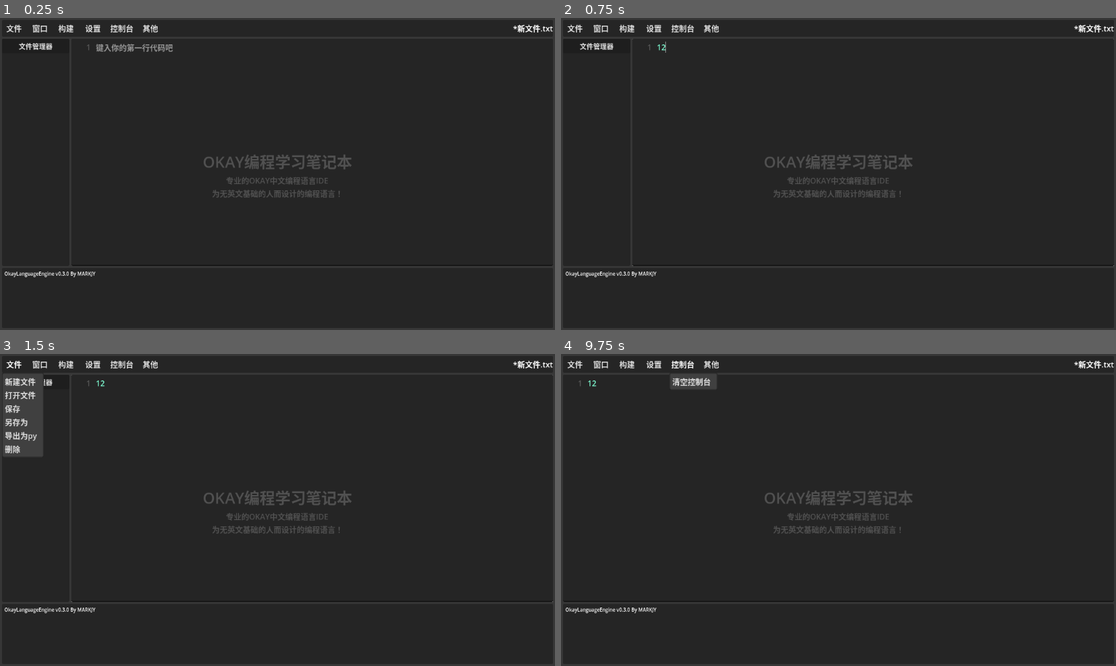
Above: before the commit, frames 1-4 (two rows, left to right).
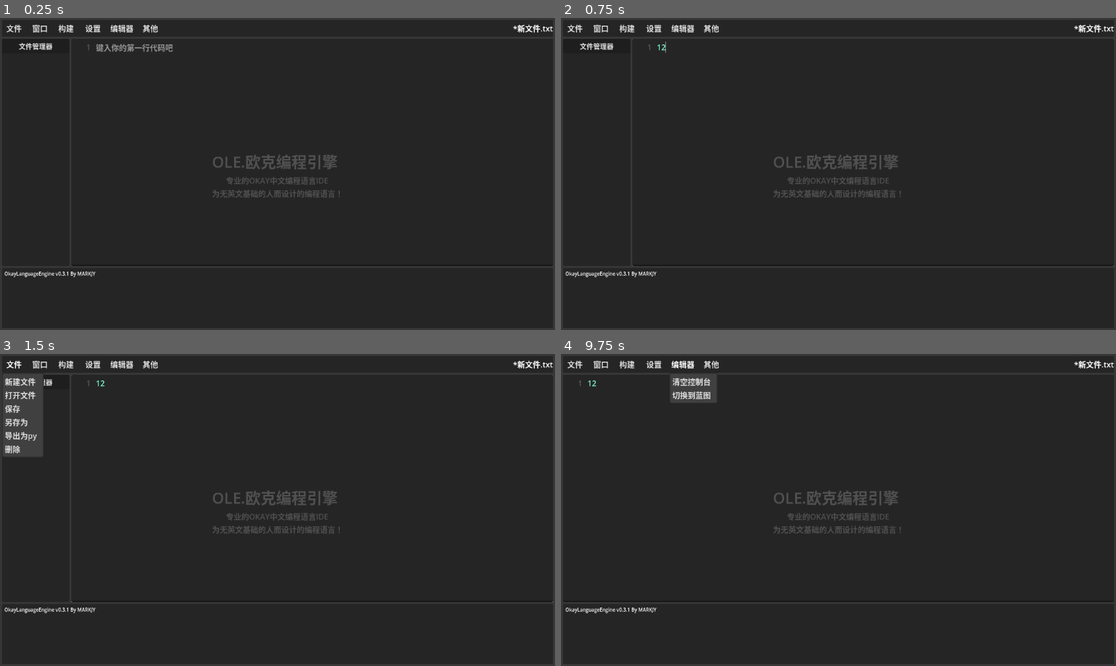
Above: after the commit, the same moments.

Repository: MARKJY-China/OkayLanguageEngine
Game: Godot game, scene res://scence/main.tscn
Same seed, same stepped clock (60 frames per second), same inputs: the game is played once before the commit and once after it.
Inputs (mouse positions are in pixels of both pictures, inside the frame that each line leads up to):
- Up to frame 1 (0.25 s): no input
- Up to frame 2 (0.75 s): click (871, 152) at 0.52 s; type "12" at 0.6 s
- Up to frame 3 (1.5 s): click "文件" at 1.25 s
- Up to frame 4 (9.75 s): click "控制台" (after the commit: "编辑器") at 2 s; click "窗口" at 2.75 s; click "构建" at 3.5 s; click "设置" at 4.25 s; click "其他" at 5 s; click "文件管理器" at 5.75 s; click "文件" at 6.5 s; click "窗口" at 7.25 s; click "构建" at 8 s; click "设置" at 8.75 s; click "控制台" (after the commit: "编辑器") at 9.5 s

The runs differ from the first frame. In frame 1, 0.5% of the frame differs, in the area x 11-64%, y 2-83%; in frame 2, 0.5%; in frame 3, 0.5%; in frame 4, 0.8%.

Commit message:
NewVersion

Diff:
--- a/project.godot
+++ b/project.godot
@@ -12,7 +12,7 @@
 
 config/name="OkayLanguageEngine"
 config/description="欧克编程语言引擎"
-config/version="0.3.0"
+config/version="0.3.1"
 run/main_scene="uid://2uhg3ppy6gik"
 config/features=PackedStringArray("4.4", "GL Compatibility")
 boot_splash/image="uid://d1rywbdv1eu8i"
--- a/scence/about.tscn
+++ b/scence/about.tscn
@@ -60,7 +60,7 @@
 [node name="Time" type="Label" parent="PC/Control/Center"]
 layout_mode = 2
 theme_override_font_sizes/font_size = 15
-text = "-2025.10.07"
+text = "-2025.10.08"
 horizontal_alignment = 2
 
 [node name="Button" type="Button" parent="PC/Control/Center"]
--- /dev/null
+++ b/scence/blueprint.tscn
@@ -0,0 +1,28 @@
+[gd_scene format=3 uid="uid://r5lfs7s8pabj"]
+
+[node name="BluePrint" type="Control"]
+layout_mode = 3
+anchors_preset = 15
+anchor_right = 1.0
+anchor_bottom = 1.0
+grow_horizontal = 2
+grow_vertical = 2
+
+[node name="GraphEdit" type="GraphEdit" parent="."]
+layout_mode = 1
+anchors_preset = 15
+anchor_right = 1.0
+anchor_bottom = 1.0
+grow_horizontal = 2
+grow_vertical = 2
+scroll_offset = Vector2(-40, -40)
+
+[node name="GraphNode" type="GraphNode" parent="GraphEdit"]
+layout_mode = 0
+offset_left = 366.0
+offset_top = 234.0
+offset_right = 481.0
+offset_bottom = 307.0
+mouse_filter = 1
+position_offset = Vector2(326, 194)
+title = "节点Node"
--- a/scence/create_new_file.tscn
+++ b/scence/create_new_file.tscn
@@ -67,7 +67,7 @@
 
 [node name="3" type="CheckBox" parent="PanelContainer/Control/VBoxContainer"]
 layout_mode = 2
-text = "欧克可视化窗口文件（.okpyqt）"
+text = "欧克可视化窗口文件（.okqt）"
 
 [node name="Create" type="Button" parent="PanelContainer/Control/VBoxContainer"]
 layout_mode = 2
@@ -81,8 +81,19 @@
 theme_override_font_sizes/font_size = 18
 text = "返回"
 
+[node name="FileDialog" type="FileDialog" parent="."]
+auto_translate_mode = 1
+title = "Open a File"
+ok_button_text = "Open"
+cancel_button_text = "取消"
+file_mode = 0
+access = 2
+show_hidden_files = true
+use_native_dialog = true
+
 [connection signal="pressed" from="PanelContainer/Control/VBoxContainer/1" to="." method="_on_c1_pressed"]
 [connection signal="pressed" from="PanelContainer/Control/VBoxContainer/2" to="." method="_on_c2_pressed"]
 [connection signal="pressed" from="PanelContainer/Control/VBoxContainer/3" to="." method="_on_c3_pressed"]
 [connection signal="pressed" from="PanelContainer/Control/VBoxContainer/Create" to="." method="_on_create_pressed"]
 [connection signal="pressed" from="PanelContainer/Control/VBoxContainer/Back" to="." method="_on_back_pressed"]
+[connection signal="file_selected" from="FileDialog" to="." method="_on_file_dialog_file_selected"]
--- a/scence/main.tscn
+++ b/scence/main.tscn
@@ -1,8 +1,9 @@
-[gd_scene load_steps=10 format=3 uid="uid://2uhg3ppy6gik"]
+[gd_scene load_steps=11 format=3 uid="uid://2uhg3ppy6gik"]
 
 [ext_resource type="Script" uid="uid://b73qko0p2363i" path="res://scripts/main.gd" id="1_0xm2m"]
 [ext_resource type="Theme" uid="uid://btbgf4k7cm5oh" path="res://theme.tres" id="1_ig7tw"]
 [ext_resource type="Script" uid="uid://cjphyoywwg746" path="res://scripts/code_edit.gd" id="3_7essg"]
+[ext_resource type="PackedScene" uid="uid://r5lfs7s8pabj" path="res://scence/blueprint.tscn" id="4_47hqa"]
 [ext_resource type="PackedScene" uid="uid://c21u0x4lpq8uo" path="res://scence/about.tscn" id="4_pqvm3"]
 [ext_resource type="PackedScene" uid="uid://det10hbpx7sv3" path="res://scence/interpreter.tscn" id="5_shc2a"]
 [ext_resource type="PackedScene" uid="uid://hpadyn7q4phr" path="res://scence/builder.tscn" id="6_sr2ul"]
@@ -38,7 +39,7 @@
 [node name="Title" type="Label" parent="CenterLabel"]
 layout_mode = 2
 theme_override_font_sizes/font_size = 32
-text = "OKAY编程学习笔记本"
+text = "OLE.欧克编程引擎"
 
 [node name="Subtitle" type="Label" parent="CenterLabel"]
 layout_mode = 2
@@ -132,11 +133,13 @@
 custom_minimum_size = Vector2(55, 0)
 layout_mode = 2
 theme = ExtResource("1_ig7tw")
-text = "控制台"
-switch_on_hover = true
-item_count = 1
+text = "编辑器"
+switch_on_hover = true
+item_count = 2
 popup/item_0/text = "清空控制台"
 popup/item_0/id = 0
+popup/item_1/text = "切换到蓝图"
+popup/item_1/id = 1
 
 [node name="More" type="MenuButton" parent="IDE-Center/Margin/Code/TopBar_BG/TopBar"]
 custom_minimum_size = Vector2(55, 0)
@@ -201,6 +204,11 @@
 auto_brace_completion_enabled = true
 script = ExtResource("3_7essg")
 
+[node name="BluePrint" parent="IDE-Center/Margin/Code/Work" instance=ExtResource("4_47hqa")]
+visible = false
+layout_mode = 2
+size_flags_horizontal = 3
+
 [node name="Console_PC" type="PanelContainer" parent="IDE-Center/Margin/Code"]
 layout_mode = 2
 
--- a/scripts/Global.gd
+++ b/scripts/Global.gd
@@ -26,18 +26,20 @@
 var python_arm64 = "https://pan.aymao.com/f/E7KtL/python-3.13.7-embed-arm64.zip"
 
 # 定义关键字列表
-var a_keywords :=    ["如果", "否则", '否则如果',"条件循环","有序循环","退出","继续","省略","那么",]
-var a_keywords_en := ["if","else","elif","while","for","break","continue","pass",":"]
+var a_keywords :=    ["如果", "否则", '否则如果',"条件循环","有序循环","退出","继续","省略","那么","主函数"]
+var a_keywords_en := ["if","else","elif","while","for","break","continue","pass",":","if __name__ == \"__main__\""]
 var b_keywords :=    ["真", "假", "空"]
 var b_keywords_en := ["True","False","None"]
 var c_keywords :=    ["和", "或", "不是", "里", "是"]
 var c_keywords_en := ["and","or","not","in","is"]
-var d_keywords :=    ["函数","类","返回","导入","来自","产出"]
-var d_keywords_en := ["def","class","break","import","from","yield"]
+var d_keywords :=    ["函数","类","返回","导入","来自","产出",]
+var d_keywords_en := ["def","class","break","import","from","yield",]
 var e_keywords :=    ["字符型","整数型","布尔型","浮点型"]
 var e_keywords_en := ["str","int","bool","float"]
 var a_functions :=   ["打印","字符化","整数化","布尔化","浮点化","取长度","区间","输入"]
 var a_functions_en :=["print","str","int","bool","float","len","range","input"]
+var a_library  :=    ["随机","时间","数学","系统","路径","文件","日期","正则"]
+var a_library_en :=  ["random","time","math","sys","path","os","datetime","re"]
 
 
 # 拼音映射表：拼音 -> 中文关键字
@@ -75,21 +77,30 @@
 	"laizi":"来自",
 	"name":"那么",
 	"input":"输入",
+	"zhuhanshu":"主函数",
+	"suiji":"随机",
+	"shijian":"时间",
+	"shuxue":"数学",
+	"xitong":"系统",
+	"lujing":"路径",
+	"wenjian":"文件",
+	"riqi":"日期",
+	"zhengze":"正则",
 
 	# 简拼
-	#"dy": "打印",
-	#"rg": "如果",
-	#"fz": "否则",
-	#"js": "结束",
-	#"hs": "函数",
-	#"brx": "布尔型",
-	#"fdx": "浮点型",
-	#"zfx": "字符型",
-	#"zsx": "整数型",
-	#"dr": "导入",
-	#"yxxh": "有序循环",
-	#"tjxh": "条件循环",
-	#"sl":"省略",
+	"dy": "打印",
+	"rg": "如果",
+	"fz": "否则",
+	"js": "结束",
+	"hs": "函数",
+	"brx": "布尔型",
+	"fdx": "浮点型",
+	"zfx": "字符型",
+	"zsx": "整数型",
+	"dr": "导入",
+	"yxxh": "有序循环",
+	"tjxh": "条件循环",
+	"sl":"省略",
 }
 
 # 函数拼音映射表
@@ -536,6 +547,8 @@
 	var python_code = code
 
 	# 替换关键字
+	for i in a_functions.size():
+		python_code = python_code.replace(a_functions[i], a_functions_en[i])
 	for i in a_keywords.size():
 		python_code = python_code.replace(a_keywords[i], a_keywords_en[i])
 	for i in b_keywords.size():
@@ -546,8 +559,6 @@
 		python_code = python_code.replace(d_keywords[i], d_keywords_en[i])
 	for i in e_keywords.size():
 		python_code = python_code.replace(e_keywords[i], e_keywords_en[i])
-	for i in a_functions.size():
-		python_code = python_code.replace(a_functions[i], a_functions_en[i])
 
 	# 添加必要的导入
 	if "random.randint" in python_code:
@@ -600,7 +611,7 @@
 		send_output.emit(get_hint_text('')+"运行成功:")
 		var i = 0
 		for line in output[0].split('\n'):
-			if i == output.size():
+			if (i+1) == output[0].split('\n').size():
 				return
 
 			if i == 0:
--- a/scripts/code_edit.gd
+++ b/scripts/code_edit.gd
@@ -10,70 +10,47 @@
 	var line_text = get_line(caret_line)
 
 	# 获取光标前的文本作为前缀
-	var prefix = ""
-	if caret_column > 0:
+	var prefix = "" #作为存储光标前的文本的变量
+	if caret_column > 0: #如果光标不位于行首
 		prefix = line_text.substr(0, caret_column)
+
+	## === 1.抽取“最近单词”作为过滤键 ===
+	# 支持空格、tab、括号、运算符等任意分隔符
+	var match := RegEx.create_from_string("[\\w\\u4e00-\\u9fff]+$").search(prefix)
+	var key   = "" if match == null else match.get_string()
+	var line   = get_line(get_caret_line())
+	var col    = get_caret_column()
+	# 如果光标不位于行首并且光标前的字符是.
+	if col > 0 and line[col - 1] == '.':
+		key = '.' + key
 
 	# 检查是否在字符串或注释中
 	if _is_in_string_or_comment(caret_line, caret_column):
 		return
 
-	# 添加拼音补全选项
-	for pinyin in Global.pinyin_map:
-		# 检查前缀是否匹配拼音
-		if prefix.is_empty() or pinyin.begins_with(prefix):
-			var keyword = Global.pinyin_map[pinyin]
-			add_code_completion_option(CodeEdit.KIND_PLAIN_TEXT, keyword + " (" + pinyin + ")", keyword)
+	## === 2.拼音首字母匹配（大小写不敏感） ===
+	var low_key = key.to_lower()
 
-	# 添加中文关键字补全选项
-	for keyword in Global.a_keywords:
-		# 检查前缀是否匹配
-		if prefix.is_empty() or keyword.begins_with(prefix):
-			add_code_completion_option(CodeEdit.KIND_PLAIN_TEXT, keyword, keyword)
+	## 2.1 拼音 到 中文关键字
+	for py in Global.pinyin_map:
+		if py.begins_with(low_key) or Global.pinyin_map[py].begins_with(key):
+			add_code_completion_option(
+				CodeEdit.KIND_PLAIN_TEXT,
+				Global.pinyin_map[py] + " (" + py + ")",
+				Global.pinyin_map[py])
 
-	# 添加常用函数补全
-	var functions = [
-		{"name": "主函数", "params": []},
-		{"name": "循环", "params": ["次数"]},
-		{"name": "输入", "params": ["提示"]},
-		{"name": "随机数", "params": ["最小值", "最大值"]}
-	]
-
-	for func_data in functions:
-		var func_name = func_data["name"]
-		var func_pinyin = Global.function_pinyin.get(func_name, "")
-
-		# 检查拼音匹配
-		if !func_pinyin.is_empty() and (prefix.is_empty() or func_pinyin.begins_with(prefix)):
-			var insert_text = func_name
-			if func_data["params"].size() > 0:
-				insert_text += "("
-				for i in range(func_data["params"].size()):
-					insert_text += "${%d:%s}" % [i+1, func_data["params"][i]]
-					if i < func_data["params"].size() - 1:
-						insert_text += ", "
-				insert_text += ")"
-
-			add_code_completion_option(CodeEdit.KIND_FUNCTION,
-				func_name + "() (" + func_pinyin + ")", insert_text)
-
-		# 检查中文匹配
-		if prefix.is_empty() or func_name.begins_with(prefix):
-			var insert_text = func_name
-			if func_data["params"].size() > 0:
-				insert_text += "("
-				for i in range(func_data["params"].size()):
-					insert_text += "${%d:%s}" % [i+1, func_data["params"][i]]
-					if i < func_data["params"].size() - 1:
-						insert_text += ", "
-				insert_text += ")"
-
-			add_code_completion_option(CodeEdit.KIND_FUNCTION,
-				func_name + "()", insert_text)
+	## 2.2 中文函数
+	for fn in Global.a_functions:
+		var fn_py = Global.pinyin_map.get(fn, "")
+		if fn_py.begins_with(low_key) or fn.begins_with(key):
+			add_code_completion_option(
+				CodeEdit.KIND_FUNCTION,
+				fn + "() (" + fn_py + ")",
+				fn + "()")
 
 	# 添加控制结构补全
 	if prefix.begins_with("如果") or prefix.begins_with("ruguo") or prefix.begins_with("rg"):
-		add_code_completion_option(CodeEdit.KIND_PLAIN_TEXT, "如果 条件 那么", "如果 1:条件 那么\n\t${2:代码}\n结束")
+		add_code_completion_option(CodeEdit.KIND_PLAIN_TEXT, "如果 条件 那么", "如果  那么\n\t")
 
 	# 更新补全选项
 	update_code_completion_options(force)
@@ -102,10 +79,7 @@
 # 在ready函数中启用代码补全
 func _ready() -> void:
 	code_completion_enabled = true
-	code_completion_prefixes = PackedStringArray([
-		".",
-		" "
-	])
+	code_completion_prefixes = PackedStringArray([])
 
 
 
--- a/scripts/create_new_file.gd
+++ b/scripts/create_new_file.gd
@@ -1,5 +1,6 @@
 extends Control
 
+@onready var file_dialog: FileDialog = $"FileDialog"
 @onready var c1: CheckBox = $"PanelContainer/Control/VBoxContainer/1"
 @onready var c2: CheckBox = $"PanelContainer/Control/VBoxContainer/2"
 @onready var c3: CheckBox = $"PanelContainer/Control/VBoxContainer/3"
@@ -23,4 +24,17 @@
 
 
 func _on_create_pressed() -> void:
+	file_dialog.title = "新建文件到指定位置"
+	file_dialog.ok_button_text = "新建"
+	file_dialog.file_mode = 4
+	if c1.button_pressed:
+		file_dialog.add_filter("*.txt ; 纯文本文档")
+	elif c2.button_pressed:
+		file_dialog.add_filter("*.okpy ; Okay中文Python文件")
+	else:
+		file_dialog.add_filter("*.okqt ; Okay蓝图脚本+可视化窗口文件")
+	file_dialog.show()
+
+
+func _on_file_dialog_file_selected(path: String) -> void:
 	pass # Replace with function body.
Not shown, changed: export_presets.cfg
Not shown, changed: 1.okpy
Not shown, changed: 2.okpy
Not shown, added: 3.okpy
Not shown, added: export/OLE_v0.3.0.exe
Not shown, added: export/OLE_v0.3.1.exe
Not shown, added: export/OLE_v0.3.2.exe
